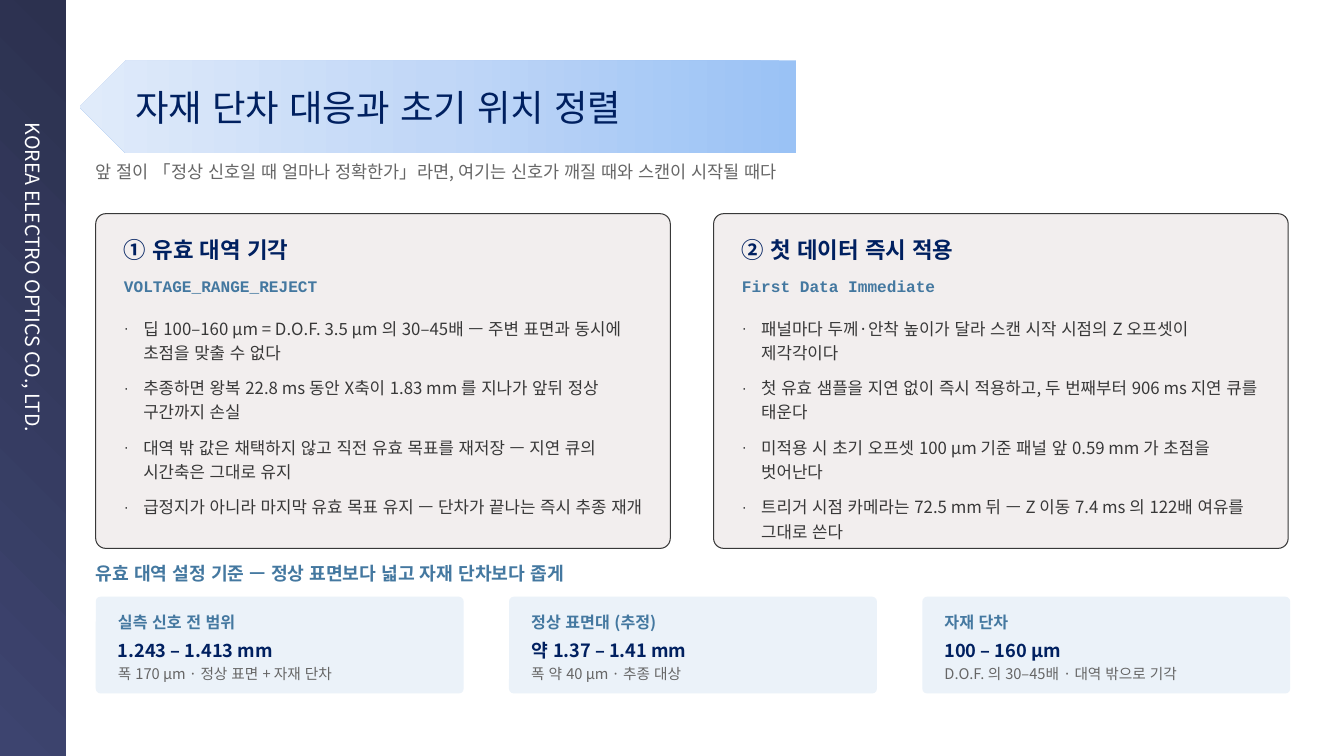
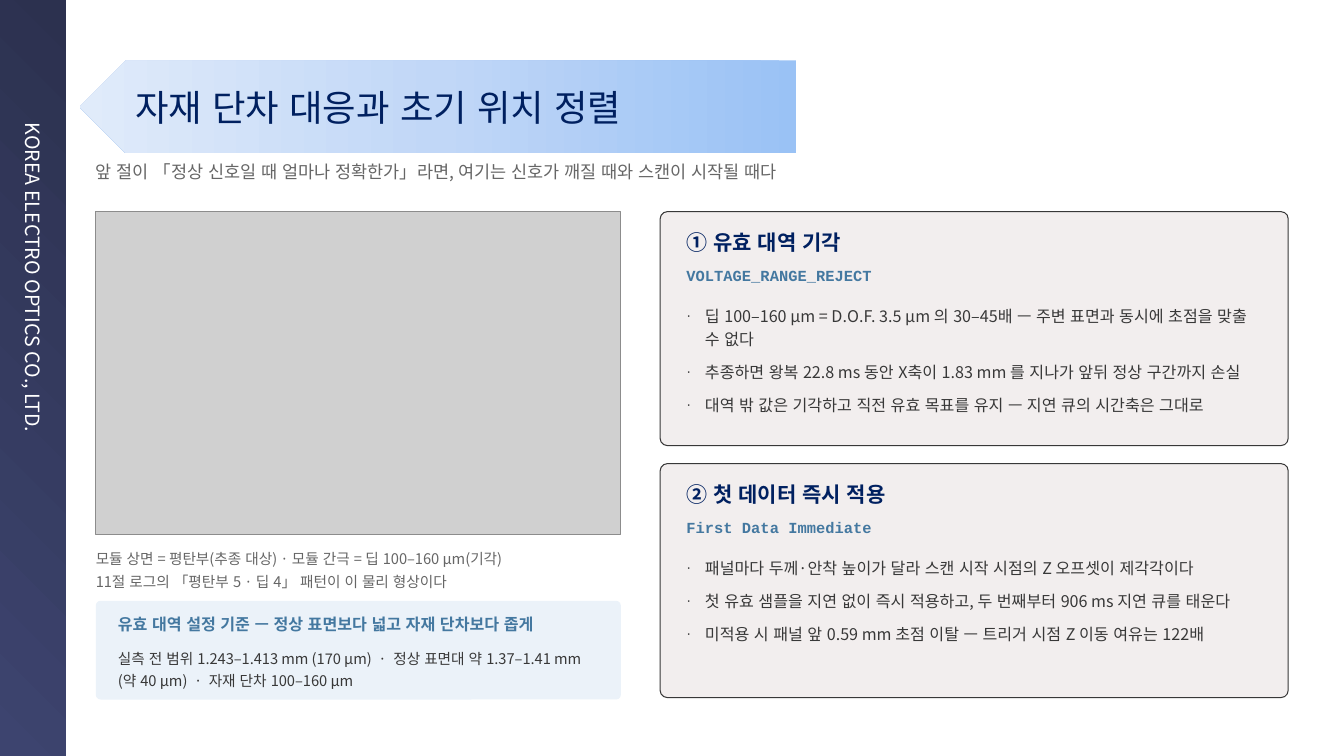
Before and after one commit to kyeongsunyu/SEQApp, a slide deck: slide 13 of Documents/기술경진대회/연구소기술경진대회_민수개발팀 윤경현_피드포워드 오토포커스_260901.pptx. Drawn at 1344x756 pixels with LibreOffice and Linux fonts; fonts in the diff are those of the drawing; grey boxes stand for pictures; background and template pictures are left out. Boxes give left, top, right and bottom in pixels: in the first picture for what was removed or moved away, otherwise in the second. Text is boxed around its words. In the diff, an @@ line names an element or a change of style, - is before the commit and + after.

```diff
--- a/Documents/기술경진대회/연구소기술경진대회_민수개발팀 윤경현_피드포워드 오토포커스_260901.pptx
+++ b/Documents/기술경진대회/연구소기술경진대회_민수개발팀 윤경현_피드포워드 오토포커스_260901.pptx
@@ picture added at bbox=[96, 212, 621, 534] @@
@@ rounded rectangle: place and size @@
-rounded rectangle at bbox=[714, 214, 1289, 548]
+rounded rectangle at bbox=[660, 212, 1289, 446]
@@ text "① 유효 대역 기각": place and size @@
-text "① 유효 대역 기각" at bbox=[124, 239, 288, 260]
+text "① 유효 대역 기각" at bbox=[686, 232, 841, 252]
@@ text "① 유효 대역 기각" at bbox=[686, 232, 841, 252]: size 16 to 15 pt @@
@@ text "VOLTAGE_RANGE_REJECT": place and size @@
-text "VOLTAGE_RANGE_REJECT" at bbox=[124, 281, 317, 294]
+text "VOLTAGE_RANGE_REJECT" at bbox=[686, 270, 871, 283]
@@ text "VOLTAGE_RANGE_REJECT" at bbox=[686, 270, 871, 283]: size 11.5 to 11 pt @@
@@ text "딥 100–160 µm = D.O.F. ...": place and size @@
-text "딥 100–160 µm = D.O.F. ..." at bbox=[143, 321, 642, 515]
+text "딥 100–160 µm = D.O.F. ..." at bbox=[705, 308, 1247, 413]
@@ text at bbox=[705, 308, 1247, 380]: size 12 to 11.5 pt in "딥 100–160 µm = D.O.F. 3.5 µm ...", "추종하면 왕복 22.8 ms 동안 X축이 1.83 ..."; indent changed; less space between paragraphs @@
@@ text at bbox=[705, 397, 1204, 413]: text changed; size 12 to 11.5 pt @@
-· 대역 밖 값은 채택하지 않고 직전 유효 목표를 재저장 — 지연 큐의 시간축은 그대로 유지
-· 급정지가 아니라 마지막 유효 목표 유지 — 단차가 끝나는 즉시 추종 재개
+· 대역 밖 값은 기각하고 직전 유효 목표를 유지 — 지연 큐의 시간축은 그대로
@@ rounded rectangle: place and size @@
-rounded rectangle at bbox=[96, 214, 670, 548]
+rounded rectangle at bbox=[660, 464, 1289, 698]
@@ text "② 첫 데이터 즉시 적용" at bbox=[686, 484, 886, 504]: size 16 to 15 pt @@
@@ text "② 첫 데이터 즉시 적용": place and size @@
-text "② 첫 데이터 즉시 적용" at bbox=[742, 239, 953, 260]
+text "② 첫 데이터 즉시 적용" at bbox=[686, 484, 886, 504]
@@ text "First Data Immediate" at bbox=[686, 522, 871, 533]: size 11.5 to 11 pt @@
@@ text "First Data Immediate": place and size @@
-text "First Data Immediate" at bbox=[742, 280, 935, 292]
+text "First Data Immediate" at bbox=[686, 522, 871, 533]
@@ text added at bbox=[96, 552, 503, 589], 10.5 pt, text #666666 @@
+모듈 상면 = 평탄부(추종 대상) · 모듈 간극 = 딥 100–160 µm(기각)
+11절 로그의 「평탄부 5 · 딥 4」 패턴이 이 물리 형상이다
@@ text "패널마다 두께·안착 높이가 달라 스캔 ...": place and size @@
-text "패널마다 두께·안착 높이가 달라 스캔 ..." at bbox=[761, 321, 1257, 540]
+text "패널마다 두께·안착 높이가 달라 스캔 ..." at bbox=[705, 560, 1230, 642]
@@ text at bbox=[705, 560, 1230, 610]: size 12 to 11.5 pt in "패널마다 두께·안착 높이가 달라 스캔 시작 시점의 ...", "첫 유효 샘플을 지연 없이 즉시 적용하고, ..."; indent changed; less space between paragraphs @@
@@ rounded rectangle removed at bbox=[509, 597, 877, 694] @@
@@ rounded rectangle removed at bbox=[923, 597, 1291, 694] @@
@@ rounded rectangle: place and size @@
-rounded rectangle at bbox=[96, 597, 464, 694]
+rounded rectangle at bbox=[96, 601, 621, 700]
@@ text "유효 대역 설정 기준 — ...": place and size @@
-text "유효 대역 설정 기준 — ..." at bbox=[96, 564, 563, 582]
+text "유효 대역 설정 기준 — ..." at bbox=[118, 616, 534, 632]
@@ text "유효 대역 설정 기준 — ..." at bbox=[118, 616, 534, 632]: size 13 to 11.5 pt @@
@@ text removed at bbox=[118, 614, 236, 630] @@
-실측 신호 전 범위
@@ text removed at bbox=[531, 614, 656, 631] @@
-정상 표면대 (추정)
@@ text at bbox=[705, 626, 1204, 642]: text changed; size 12 to 11.5 pt @@
-· 미적용 시 초기 오프셋 100 µm 기준 패널 앞 0.59 mm 가 초점을 벗어난다
-· 트리거 시점 카메라는 72.5 mm 뒤 — Z 이동 7.4 ms 의 122배 여유를 그대로 쓴다
+· 미적용 시 패널 앞 0.59 mm 초점 이탈 — 트리거 시점 Z 이동 여유는 122배
@@ text removed at bbox=[944, 614, 1009, 630] @@
-자재 단차
@@ text at bbox=[118, 652, 581, 689]: text changed; text colour #666666 to #383838 @@
-폭 170 µm · 정상 표면 + 자재 단차
+실측 전 범위 1.243–1.413 mm (170 µm) · 정상 표면대 약 1.37–1.41 mm (약 40 µm) · 자재 단차 100–160 µm
@@ text removed at bbox=[118, 643, 273, 658] @@
-1.243 – 1.413 mm
@@ text removed at bbox=[531, 641, 686, 659] @@
-약 1.37 – 1.41 mm
@@ text removed at bbox=[944, 643, 1061, 661] @@
-100 – 160 µm
@@ text removed at bbox=[531, 667, 681, 682] @@
-폭 약 40 µm · 추종 대상
@@ text removed at bbox=[944, 667, 1177, 680] @@
-D.O.F. 의 30–45배 · 대역 밖으로 기각
```
Also in this commit, not shown: 3 other files.
